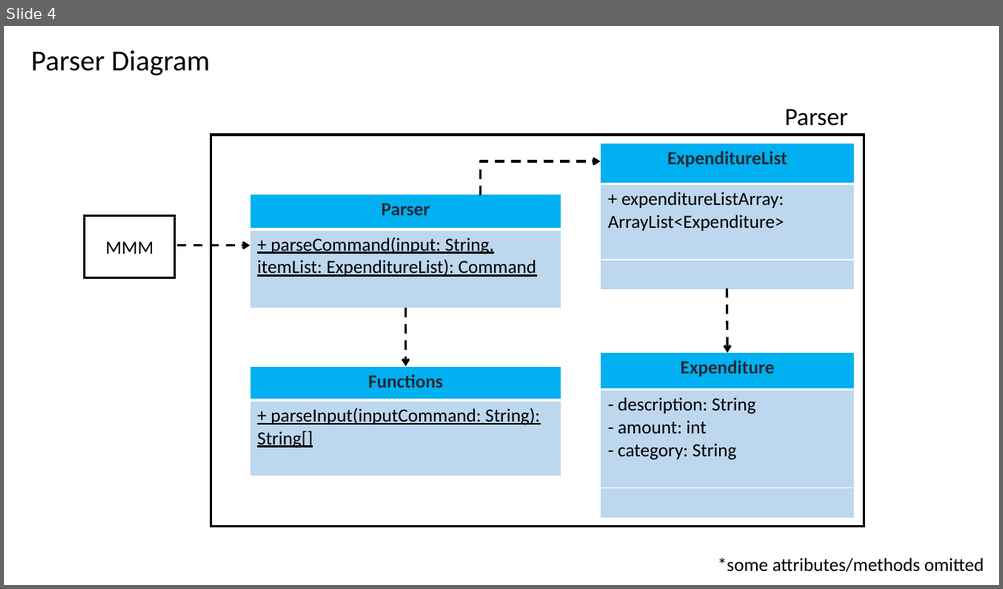
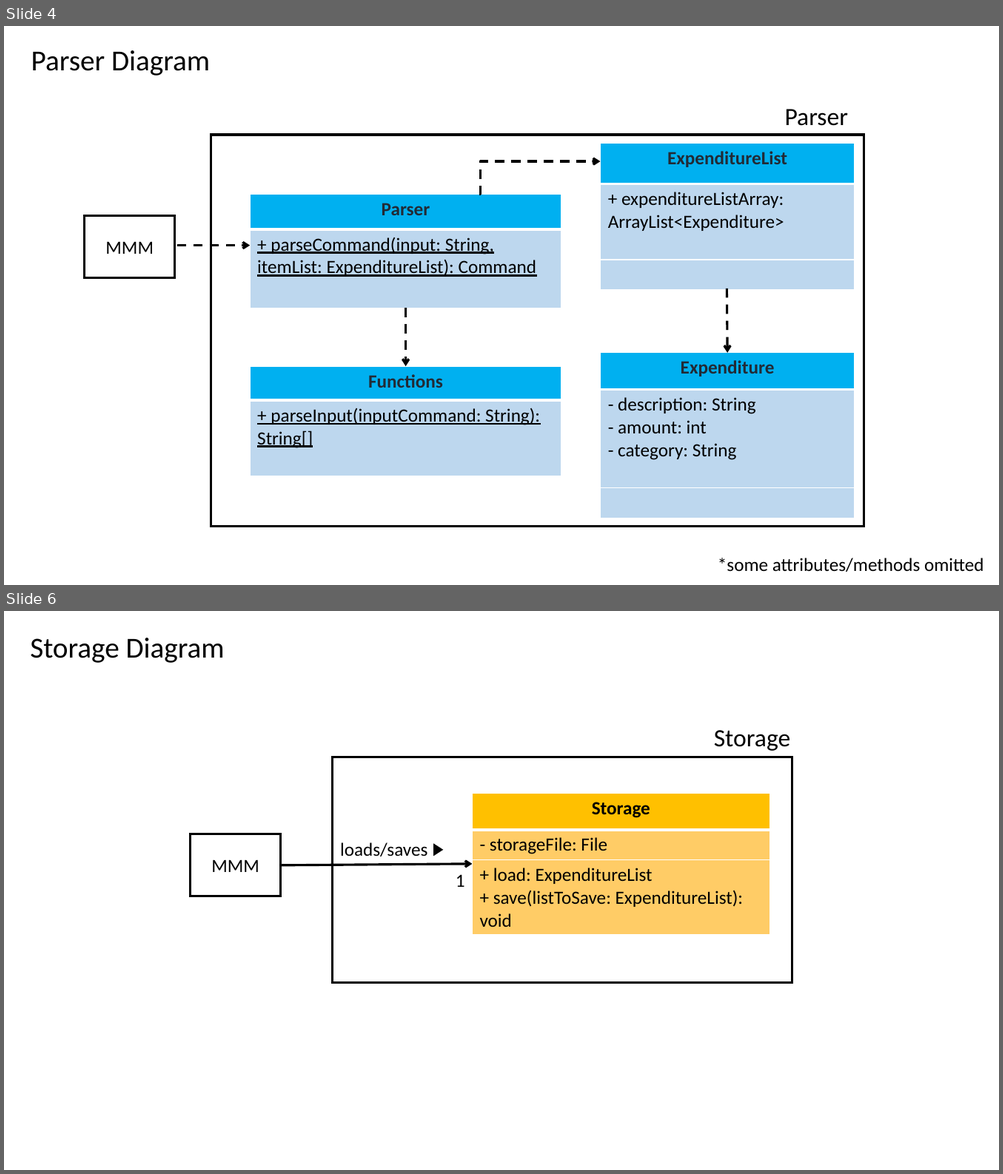
Before and after one commit to nus-cs2113-AY2122S2/tp, a slide deck: UML_Diagrams.pptx. Shown one above the other, each under a label of ours: slide 4 before the commit, slides 4 and 6 after it; the slides between them are not shown. The pictures are 1003x589 and 1003x1174 pixels, drawn with LibreOffice and Linux fonts; fonts in the diff are those of the drawing. Boxes give left, top, right and bottom in pixels: in the first picture for what was removed or moved away, otherwise in the second. Text is boxed around its words. In the diff, an @@ line names an element or a change of style, - is before the commit and + after.

Commit message:
Add DG for Command and Storage component

```diff
--- a/UML_Diagrams.pptx
+++ b/UML_Diagrams.pptx
@@ slide 6 added at (x1=4, y1=611, x2=999, y2=1170), background #FFFFFF @@
@@ title added at (x1=30, y1=638, x2=225, y2=663), 28 pt, text #000000 @@
+Storage Diagram
@@ text added at (x1=714, y1=730, x2=790, y2=751), 24 pt, text #000000 @@
+Storage
@@ rectangle added at (x1=333, y1=758, x2=793, y2=983), outline #000000 2.25 pt @@
@@ table added at (x1=472, y1=793, x2=769, y2=935), 3 rows, 1 columns @@
+Storage
+- storageFile: File
++ load: ExpenditureList / + save(listToSave: ExpenditureList): void
@@ rectangle added at (x1=190, y1=834, x2=281, y2=897), fill #FFFFFF, outline #000000 2.25 pt, 18 pt, text #000000 @@
+MMM
@@ text added at (x1=340, y1=843, x2=427, y2=857), 18 pt, text #000000 @@
+loads/saves
@@ triangle added at (x1=433, y1=845, x2=441, y2=855), fill #000000, outline #000000 1 pt @@
@@ arrow added from (281, 866) to (472, 864), #000000 2.25 pt @@
@@ text added at (x1=455, y1=874, x2=465, y2=887), 18 pt, text #000000 @@
+1
```
Also in this commit, not shown: 1 other slide added, 4 other files.
